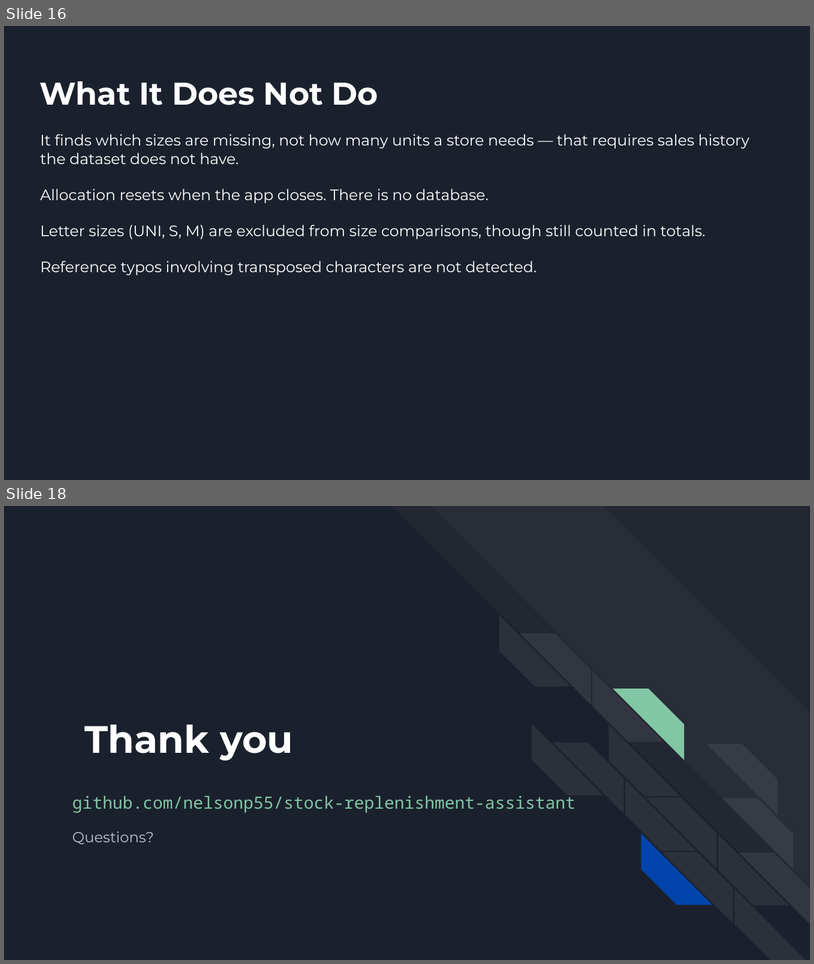
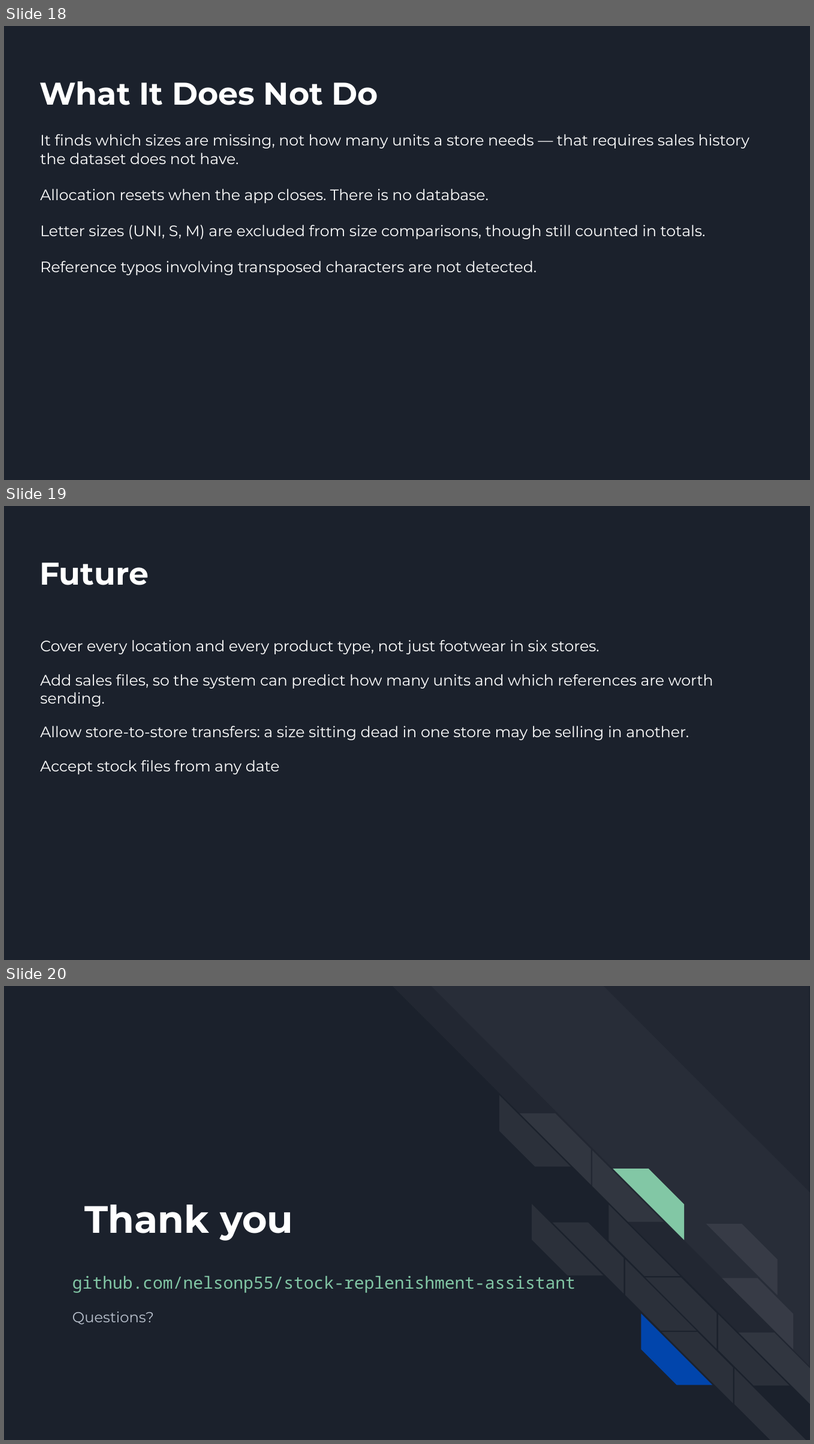
Before and after one commit to nelsonp55/stock-replenishment-assistant, a slide deck: presentation/presentation.pptx. Shown one above the other, each under a label of ours: slides 16 and 18 before the commit, slides 18, 19 and 20 after it; the slides between them are not shown. The pictures are 814x964 and 814x1444 pixels, drawn with LibreOffice and Linux fonts; fonts in the diff are those of the drawing. Boxes give left, top, right and bottom in pixels: in the first picture for what was removed or moved away, otherwise in the second. Text is boxed around its words. In the diff, an @@ line names an element or a change of style, - is before the commit and + after.

```diff
--- a/presentation/presentation.pptx
+++ b/presentation/presentation.pptx
@@ slide 19 added at [4, 506, 810, 960], background #1B212C @@
@@ title added at [39, 562, 149, 585], 28 pt, text #FFFFFF, bold @@
+Future
@@ text added at [40, 640, 714, 774], 13.5 pt, text #FFFFFF @@
+Cover every location and every product type, not just footwear in six stores.
+Add sales files, so the system can predict how many units and which references are worth sending.
+Allow store-to-store transfers: a size sitting dead in one store may be selling in another.
+Accept stock files from any date
@@ what was slide 16 is now slide 18 @@
@@ what was slide 18 is now slide 20 @@
```
Also in this commit, not shown: 8 slides changed, 4 other slides added, 3 slides removed, 5 other files.
